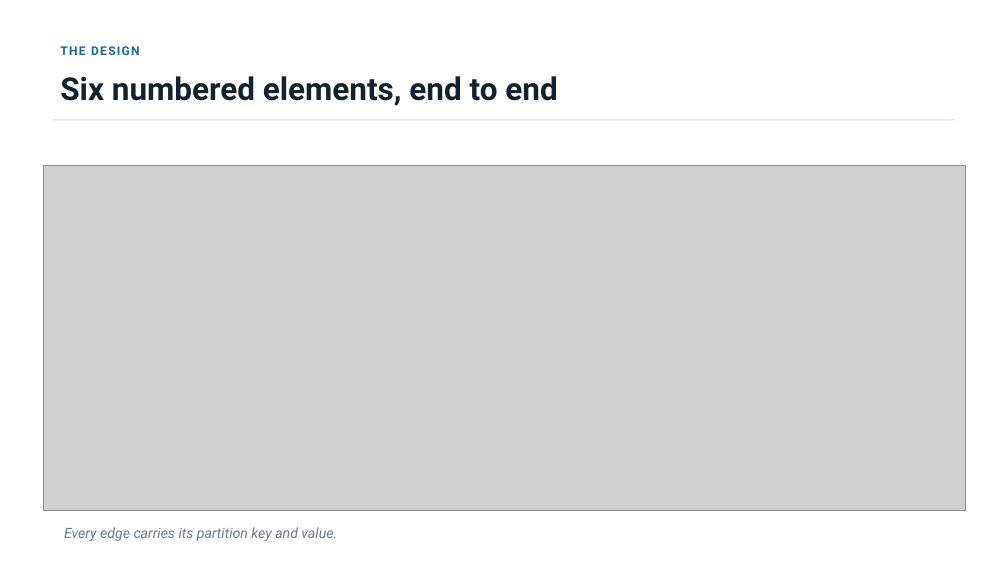
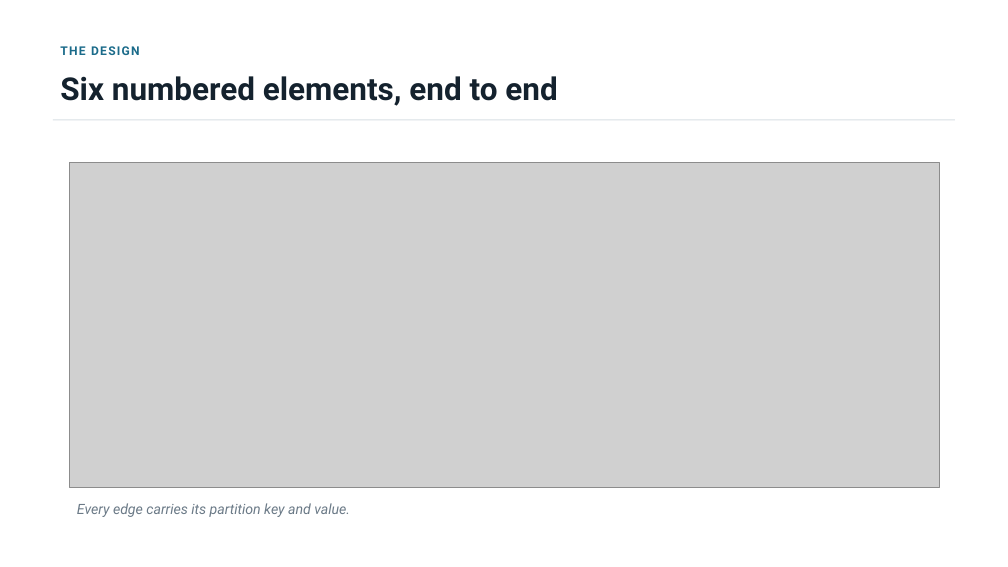
Before and after one commit to jimzucker/flink-training, a slide deck: slide 2 of docs/deck/final-demo-handout.pptx. Drawn at 1008x567 pixels with LibreOffice and Linux fonts; fonts in the diff are those of the drawing; grey boxes stand for pictures. Boxes give left, top, right and bottom in pixels: in the first picture for what was removed or moved away, otherwise in the second. Text is boxed around its words. In the diff, an @@ line names an element or a change of style, - is before the commit and + after.

```diff
--- a/docs/deck/final-demo-handout.pptx
+++ b/docs/deck/final-demo-handout.pptx
@@ picture: place and size @@
-picture at <box>43,166,966,510</box>
+picture at <box>70,163,939,488</box>
@@ text "Every edge carries its partition ...": place and size @@
-text "Every edge carries its partition ..." at <box>64,527,337,541</box>
+text "Every edge carries its partition ..." at <box>77,503,350,517</box>
```
Also in this commit, not shown: 2 other slides changed, 2 slides added, 14 other files.
